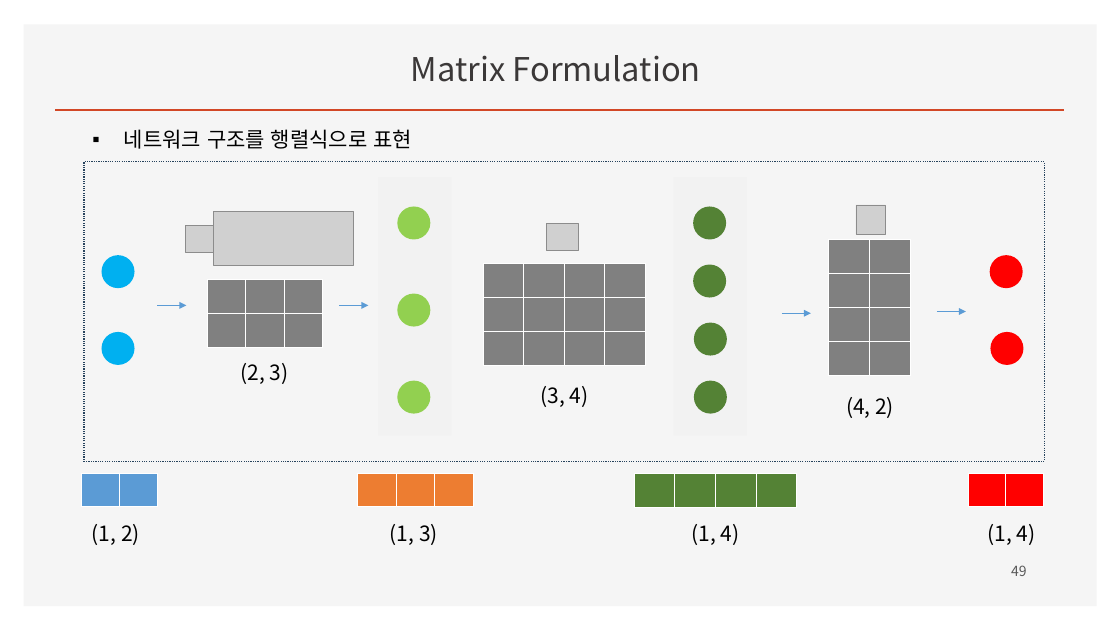
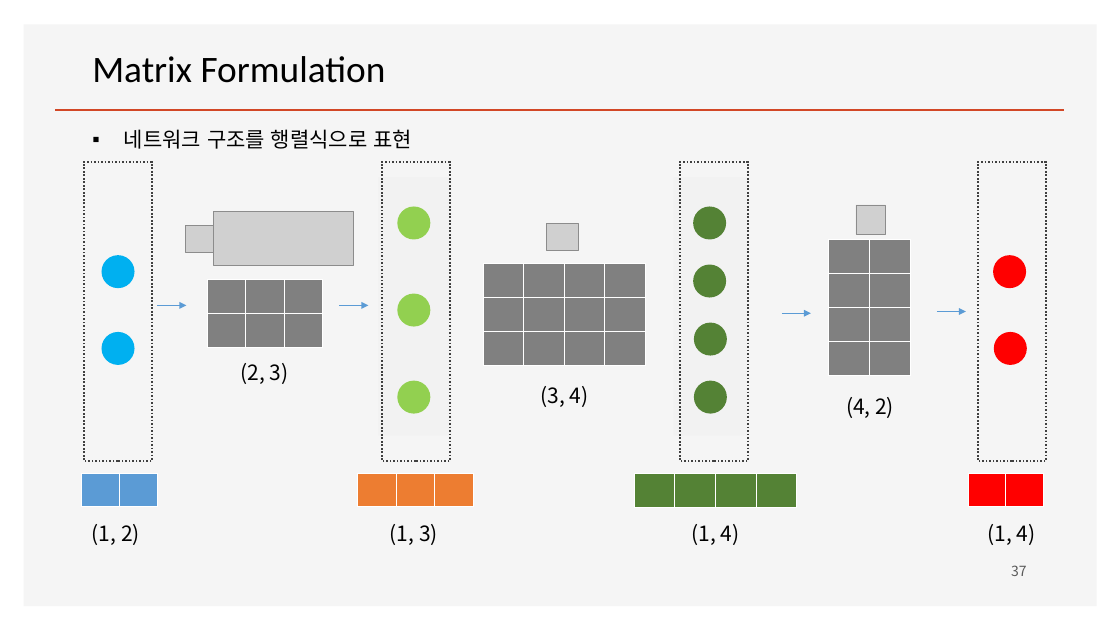
Before and after one commit to ancestor9/mathematics-for-machine-learning, a slide deck: slide 37 of w4_Perceptron_Regression.pptx (slide 49 before the commit). Drawn at 1120x630 pixels with LibreOffice and Linux fonts; fonts in the diff are those of the drawing; grey boxes stand for pictures; background and template pictures are left out. Boxes give left, top, right and bottom in pixels: in the first picture for what was removed or moved away, otherwise in the second. Text is boxed around its words. In the diff, an @@ line names an element or a change of style, - is before the commit and + after.

```diff
--- a/w4_Perceptron_Regression.pptx
+++ b/w4_Perceptron_Regression.pptx
@@ text "Matrix Formulation" at (92, 56, 386, 83): size 28 to 32 pt, font Noto Sans CJK KR to Calibri, text colour #3B3838 to #000000; alignment centre to left @@
@@ rectangle: place and size @@
-rectangle at (84, 162, 1044, 461)
+rectangle at (84, 162, 152, 461)
@@ rectangle at (84, 162, 152, 461): outline #28445D 1 pt dashed to #404040 1.5 pt dashed @@
@@ rectangle added at (382, 162, 450, 461), outline #404040 1.5 pt dashed @@
@@ rectangle added at (680, 162, 748, 461), outline #404040 1.5 pt dashed @@
@@ rectangle added at (978, 162, 1046, 461), outline #404040 1.5 pt dashed @@
@@ ellipse: place and size @@
-ellipse at (991, 332, 1023, 365)
+ellipse at (994, 332, 1027, 365)
@@ page number at (1011, 565, 1027, 576): text changed @@
-49
+37
```
Also in this commit, not shown: 13 other slides changed, 2 slides added, 22 slides removed.
